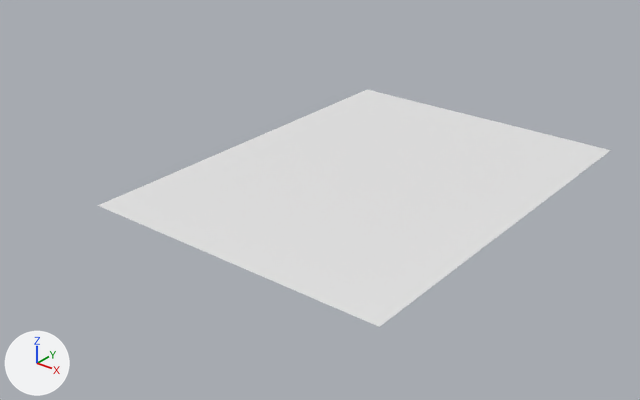
Before and after pictures for a commit that changed the OBJ model assets/maps/chunks/terrain_lod1_-4_-3.obj.
Camera for both pictures: a camera (50 mm lens) standing at (-146.3, 60.5, 46.7) and looking at (-223.5, 157.1, -13.1). Lighting does not change. The marker at lower left points along +X, +Y and +Z. The first picture is the older version. Where no turn or scale is listed for an object, it has been applied to the vertices.

In view in the first picture: 'terrain_lod1_-4_-3'.
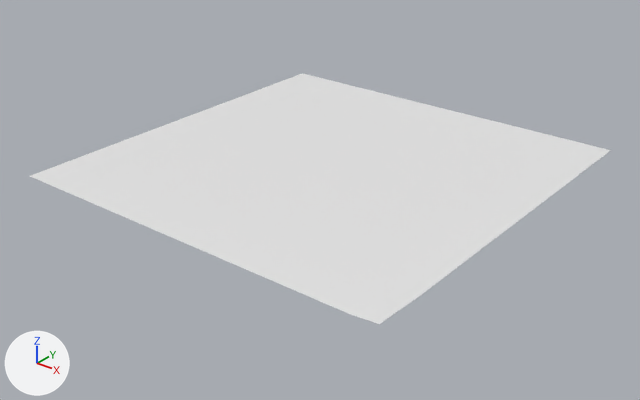
The edits, one by one:
me_terrain_lod1__4__3 is used by ob_terrain_lod1__4__3; location (0.0, 0.0, 0.0).
me_terrain_lod1__4__3 had 221 vertices, 384 faces and spanned x -240.0..-192.0, y 128.0..192.0, z -8.0.
me_terrain_lod1__4__3 now has 289 vertices, 512 faces and spans x -256.0..-192.0, y 128.0..192.0, z -8.0..-7.7.
Part 1, on me_terrain_lod1__4__3:
17 new vertices lie (-4.0, 0.0, 0.0) away from vertices in x -240.0, y 128.0..192.0, z -8.0.
17 new vertices lie (-4.0, 0.0, 0.0) away from vertices in x -244.0, y 128.0..192.0, z -8.0.
17 new vertices lie (-4.0, 0.0, 0.0) away from vertices in x -248.0, y 128.0..192.0, z -8.0.
17 new vertices lie (-4.0, 0.0, 0.0) away from vertices in x -252.0, y 128.0..192.0, z -8.0.
128 new faces join them.
Other edits to the shape of me_terrain_lod1__4__3 do not show in these pictures.

What differs and where, as boxes (x1, y1, x2, y2) in the pictures (640 x 400 px):
'terrain_lod1_-4_-3', reshaped (13% wider)
    before: (98, 90, 611, 327)
    after: (30, 73, 611, 324)
part 1 of me_terrain_lod1__4__3, added
    after: (30, 73, 367, 206)
